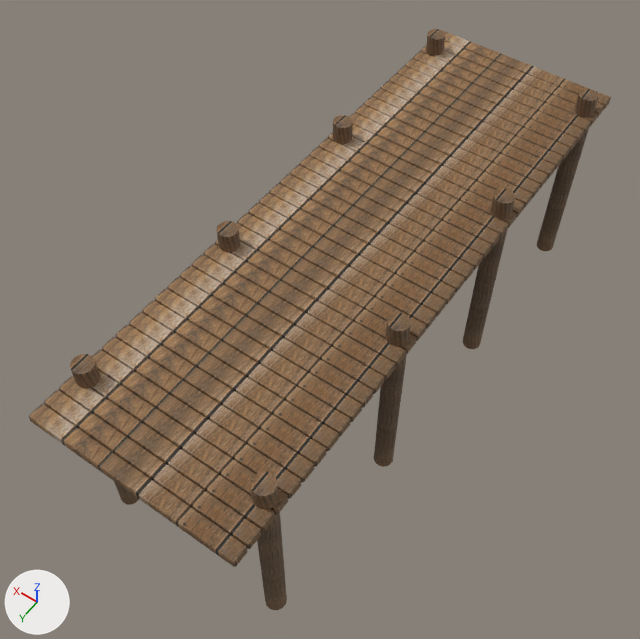
A saved change to the glTF model public/assets/models/ports/port_pier_small.glb.
The view is the same before and after, from a 50 mm lens placed at (-6.58, 10.88, 14.72), pointed at (0.48, 0.99, -0.81). The lights are fixed; the arrows at lower left show +X, +Y and +Z. The older version comes first.

The scene before the commit, as lines of its bpy script (objects in view):
```python
me_cube_5265 = bpy.data.meshes.new('Cube.5265')
me_cube_5265.from_pydata(...)  # 1160 vertices, 2132 faces; spans x -2.3..2.3, y -13.85..0.17, z -4.45..0.55
me_cube_5265.materials.append(mat_art05_wood_atlas_pbr)
ob_landing_plank = bpy.data.objects.new('landing_plank', me_cube_5265)
ob_landing_plank.location = (0.0, 7.0, 1.45)
```
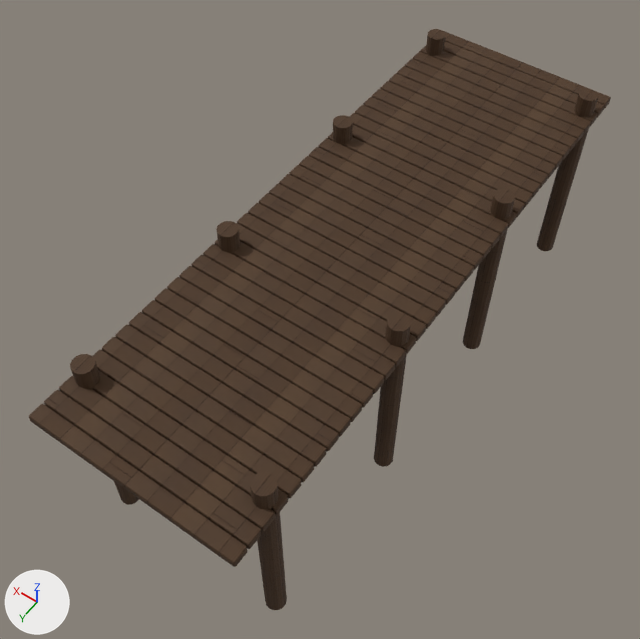
Where the change shows, as pixel boxes (x1, y1, x2, y2) in the pictures (640 x 639 px):
'landing_plank', recoloured (darker)
    both: (29, 29, 611, 610)

Diff of the bpy script that builds the scene:
```diff
--- a/public/assets/models/ports/port_pier_small.glb.py
+++ b/public/assets/models/ports/port_pier_small.glb.py
@@ img_woodstructural_color @@
+img_woodstructural_color = load_image('WoodStructural_color', '../../textures/shared/d338f02cb121ed643869.png', 1024, 1024, 'sRGB')
@@ img_woodstructural_roughness @@
+img_woodstructural_roughness = load_image('WoodStructural_roughness', '../../textures/shared/79a39f6a71737a6fc36c.png', 1024, 1024, 'Non-Color')
@@ img_woodstructural_normal @@
+img_woodstructural_normal = load_image('WoodStructural_normal', '../../textures/shared/7f18d26c662b40cb387a.png', 1024, 1024, 'Non-Color')
@@ mat_art06_woodstructural @@
+mat_art06_woodstructural = bpy.data.materials.new('art06_WoodStructural')
+# uses the picture img_woodstructural_color
+# uses the picture img_woodstructural_normal
+# uses the picture img_woodstructural_roughness
@@ me_cube_5265 @@
 me_cube_5265.from_pydata(...)  # 1160 vertices, 2132 faces; spans x -2.3..2.3, y -13.85..0.17, z -4.45..0.55
-me_cube_5265.materials.append(mat_art05_wood_atlas_pbr)
+me_cube_5265.materials.append(mat_art06_woodstructural)
```
